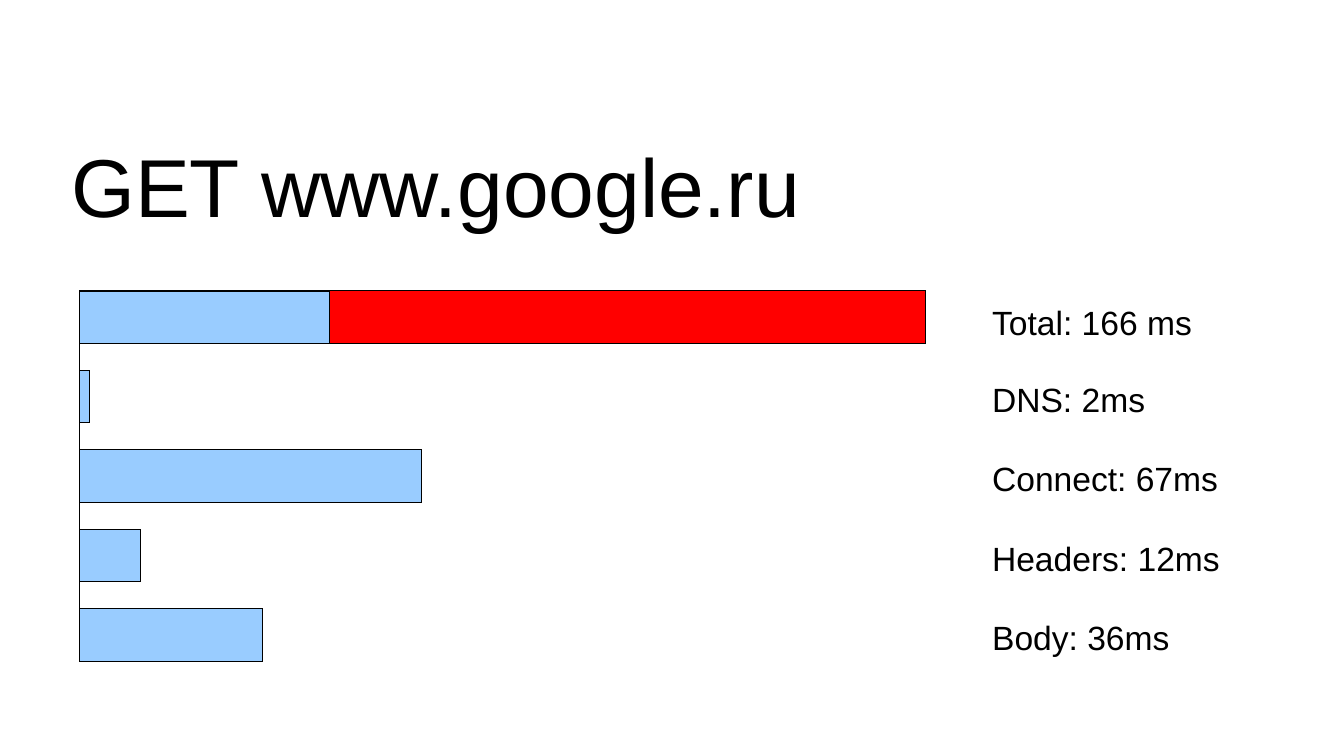
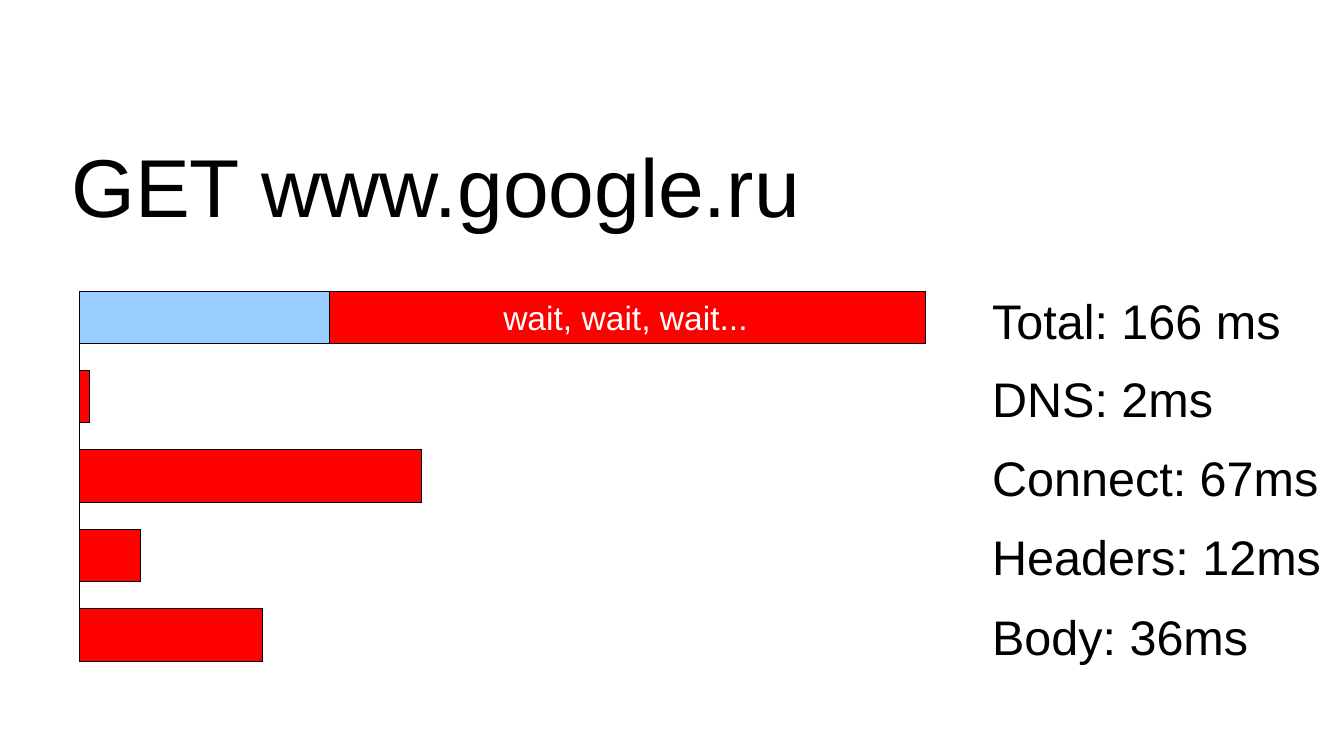
Before and after one commit to Mons/perl-ex, a slide deck: slide 18 of drafts/AE-Highload.odp (slide 19 before the commit). Drawn at 1344x756 pixels with LibreOffice and Linux fonts; fonts in the diff are those of the drawing; background and template pictures are left out. Boxes give left, top, right and bottom in pixels: in the first picture for what was removed or moved away, otherwise in the second. Text is boxed around its words. In the diff, an @@ line names an element or a change of style, - is before the commit and + after.

Commit message:
up

```diff
--- a/drafts/AE-Highload.odp
+++ b/drafts/AE-Highload.odp
@@ rectangle removed at (79,292,926,344) @@
@@ rectangle added at (325,292,926,344), fill #FF0000, outline #000000 0 pt, 18 pt, text #FFFFFF @@
+wait, wait, wait...
@@ size 18 to 26 pt; vertical alignment top to middle in 5 elements at (992,304,1281,340), (992,620,1249,664), (992,462,1319,497), (992,540,1321,576), (992,383,1213,418) @@
@@ fill #99CCFF to #FF0000 in 4 elements at (79,371,90,423), (79,450,421,503), (79,530,141,582), (79,609,263,661) @@
```
Also in this commit, not shown: 15 other slides changed, 14 slides added, 1 slide removed.
